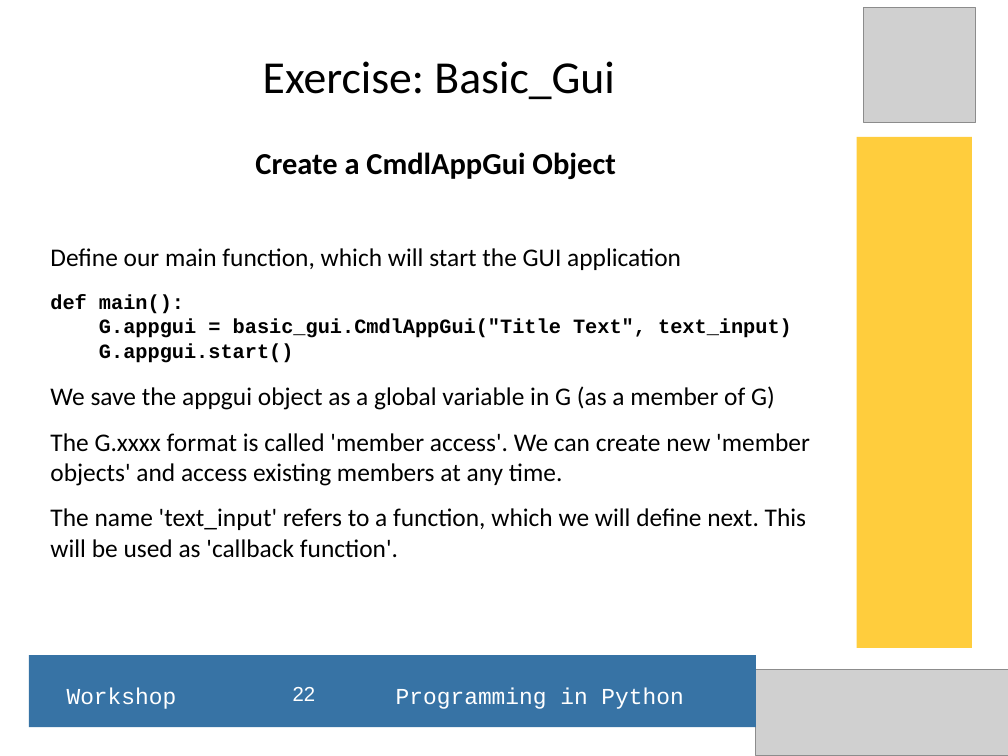
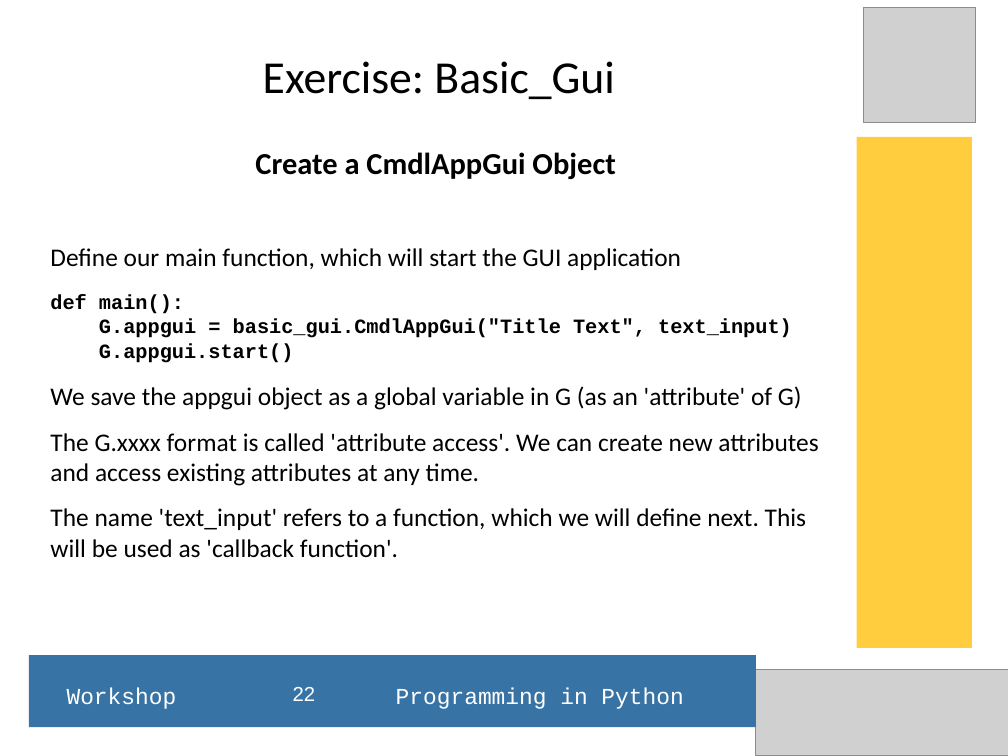
Before and after one commit to hans-boden/pyws-fablab-lisbon, a slide deck: slide 22 of resources/python_ws_2016Q1.odp. Drawn at 1008x756 pixels with LibreOffice and Linux fonts; fonts in the diff are those of the drawing; grey boxes stand for pictures. Boxes give left, top, right and bottom in pixels: in the first picture for what was removed or moved away, otherwise in the second. Text is boxed around its words. In the diff, an @@ line names an element or a change of style, - is before the commit and + after.

```diff
--- a/resources/python_ws_2016Q1.odp
+++ b/resources/python_ws_2016Q1.odp
@@ subtitle at bbox=[50, 386, 818, 486]: text changed @@
-We save the appgui object as a global variable in G (as a member of G)
-The G.xxxx format is called 'member access'. We can create new 'member objects' and access existing members at any time.
+We save the appgui object as a global variable in G (as an 'attribute' of G)
+The G.xxxx format is called 'attribute access'. We can create new attributes and access existing attributes at any time.
```
Also in this commit, not shown: 1 other slide changed, 9 other files.
